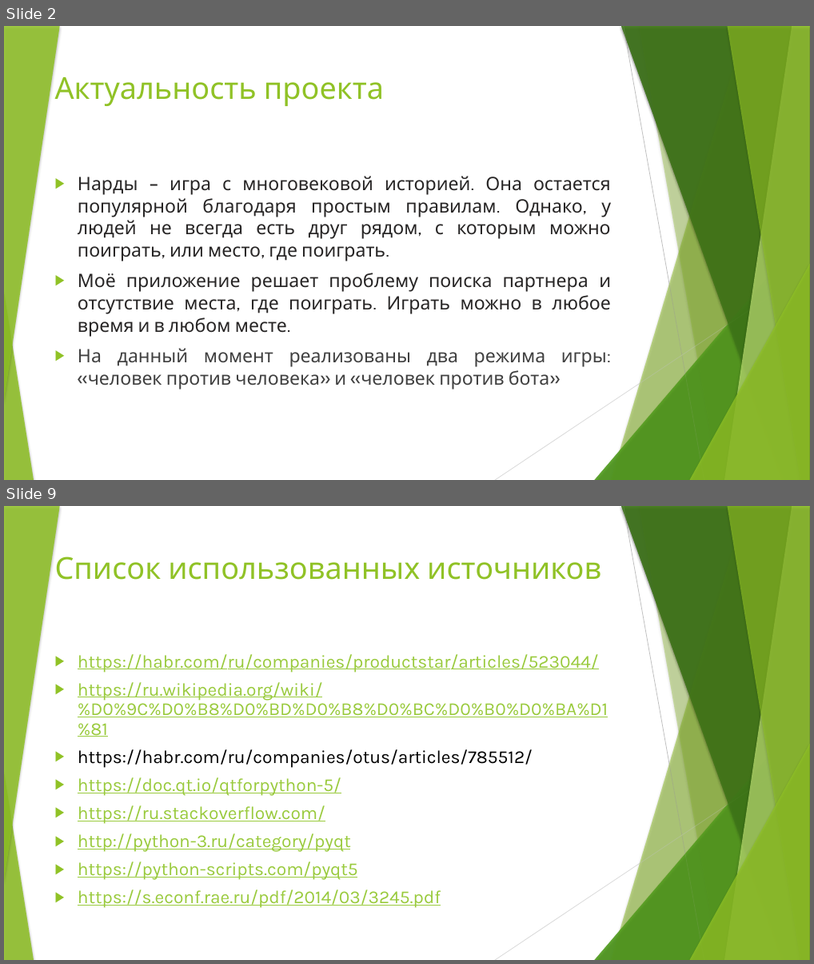
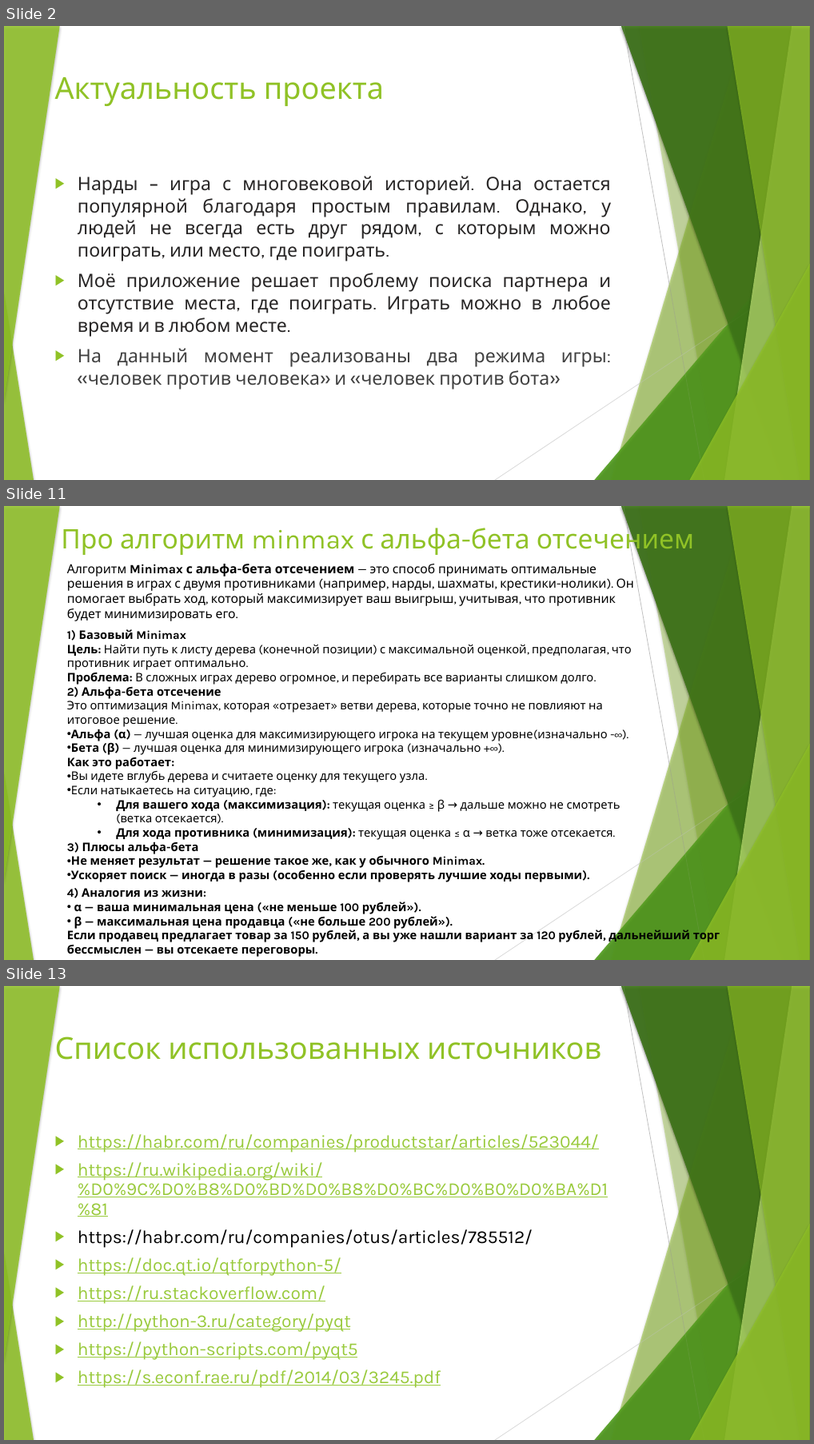
Before and after one commit to Dramon777/project, a slide deck: Приложение-игра «Длинные нарды» финальная версия.pptx. Shown one above the other, each under a label of ours: slides 2 and 9 before the commit, slides 2, 11 and 13 after it; the slides between them are not shown. The pictures are 814x964 and 814x1444 pixels, drawn with LibreOffice and Linux fonts; fonts in the diff are those of the drawing. Boxes give left, top, right and bottom in pixels: in the first picture for what was removed or moved away, otherwise in the second. Text is boxed around its words. In the diff, an @@ line names an element or a change of style, - is before the commit and + after.

```diff
--- a/Приложение-игра «Длинные нарды» финальная версия.pptx
+++ b/Приложение-игра «Длинные нарды» финальная версия.pptx
@@ slide 11 added at (x1=4, y1=506, x2=810, y2=960), background #FFFFFF; not listed: 18 template elements that a slide beside it also shows @@
@@ title added at (x1=61, y1=524, x2=695, y2=556), 32 pt, text #90C226 @@
+Про алгоритм minmax с альфа-бета отсечением
@@ text added at (x1=67, y1=564, x2=634, y2=621), 15 pt, text #000000 @@
+Алгоритм Minimax с альфа-бета отсечением — это способ принимать оптимальные решения в играх с двумя противниками (например, нарды, шахматы, крестики-нолики). Он помогает выбрать ход, который максимизирует ваш выигрыш, учитывая, что противник будет минимизировать его.
@@ text added at (x1=67, y1=629, x2=632, y2=882), 14 pt, text #000000 @@
+1) Базовый Minimax
+Цель: Найти путь к листу дерева (конечной позиции) с максимальной оценкой, предполагая, что противник играет оптимально.
+Проблема: В сложных играх дерево огромное, и перебирать все варианты слишком долго.
+2) Альфа-бета отсечение
+Это оптимизация Minimax, которая «отрезает» ветви дерева, которые точно не повлияют на итоговое решение.
+• Альфа (α) — лучшая оценка для максимизирующего игрока на текущем уровне(изначально -∞).
+• Бета (β) — лучшая оценка для минимизирующего игрока (изначально +∞).
+Как это работает:
+• Вы идете вглубь дерева и считаете оценку для текущего узла.
+• Если натыкаетесь на ситуацию, где:
+  • Для вашего хода (максимизация): текущая оценка ≥ β → дальше можно не смотреть (ветка отсекается).
+  • Для хода противника (минимизация): текущая оценка ≤ α → ветка тоже отсекается.
+3) Плюсы альфа-бета
+• Не меняет результат — решение такое же, как у обычного Minimax.
+• Ускоряет поиск — иногда в разы (особенно если проверять лучшие ходы первыми).
@@ text added at (x1=67, y1=888, x2=720, y2=956), 14 pt, text #000000, bold @@
+4) Аналогия из жизни:
+• α — ваша минимальная цена («не меньше 100 рублей»).
+• β — максимальная цена продавца («не больше 200 рублей»).
+  Если продавец предлагает товар за 150 рублей, а вы уже нашли вариант за 120 рублей, дальнейший торг бессмыслен — вы отсекаете переговоры.
@@ what was slide 9 is now slide 13 @@
```
Also in this commit, not shown: 5 slides changed, 4 other slides added, 1 slide removed, 1 other file.
